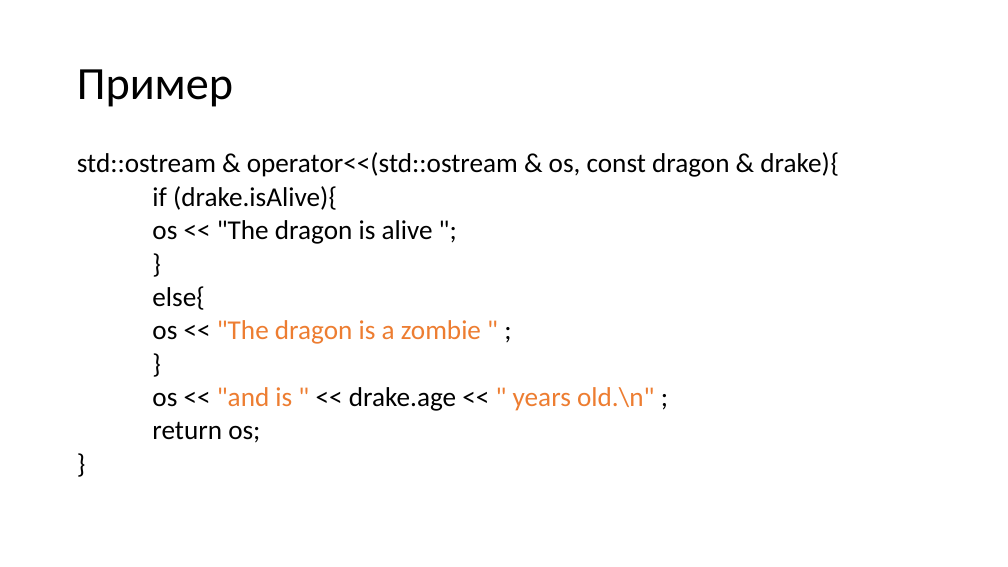
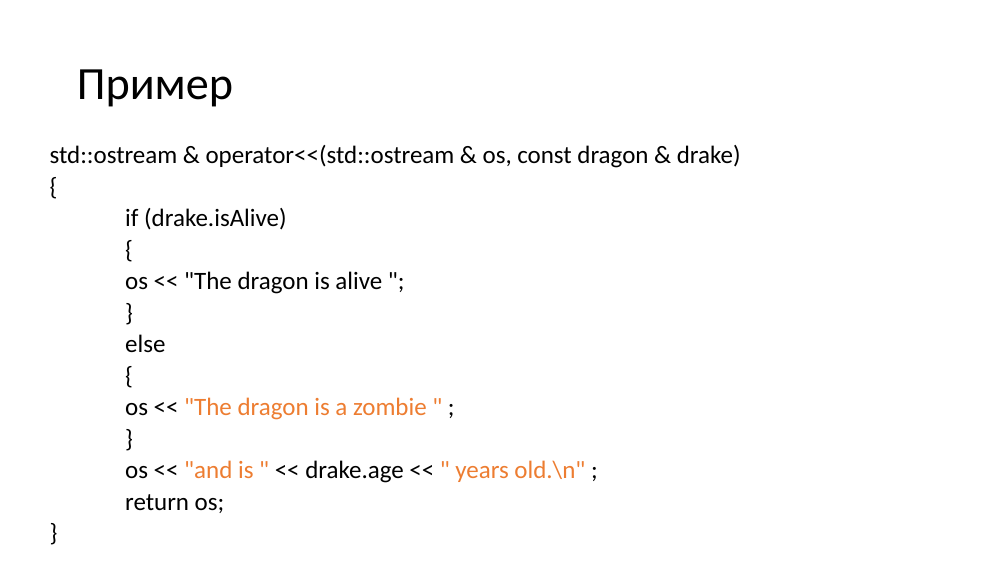
Before and after one commit to Mapmo/Uni-CPP, a slide deck: slide 46 of Object-Oriented Programming/Consultation 2/Consultation2.pptx (slide 47 before the commit). Drawn at 1008x567 pixels with LibreOffice and Linux fonts; fonts in the diff are those of the drawing. Boxes give left, top, right and bottom in pixels: in the first picture for what was removed or moved away, otherwise in the second. Text is boxed around its words. In the diff, an @@ line names an element or a change of style, - is before the commit and + after.

```diff
--- a/Object-Oriented Programming/Consultation 2/Consultation2.pptx
+++ b/Object-Oriented Programming/Consultation 2/Consultation2.pptx
@@ text "std::ostream & operator<<(std::ostream & os, ...": place and size @@
-text "std::ostream & operator<<(std::ostream & os, ..." at box(77, 152, 839, 443)
+text "std::ostream & operator<<(std::ostream & os, ..." at box(50, 145, 741, 513)
@@ text at box(50, 145, 741, 230): text changed; size 25.9 to 23.8 pt @@
-std::ostream & operator<<(std::ostream & os, const dragon & drake){
-if (drake.isAlive){
+std::ostream & operator<<(std::ostream & os, const dragon & drake)
+{
+if (drake.isAlive)
+{
@@ text at box(125, 271, 585, 513): size 25.9 to 23.8 pt in "os << "The dragon is alive ";", "}", "os << "The dragon is a zombie ...", "}" and 3 more places @@
@@ text at box(125, 334, 165, 352): text changed; size 25.9 to 23.8 pt @@
-else{
+else
+{
```
Also in this commit, not shown: 11 other slides changed, 1 slide removed, 2 other files.
